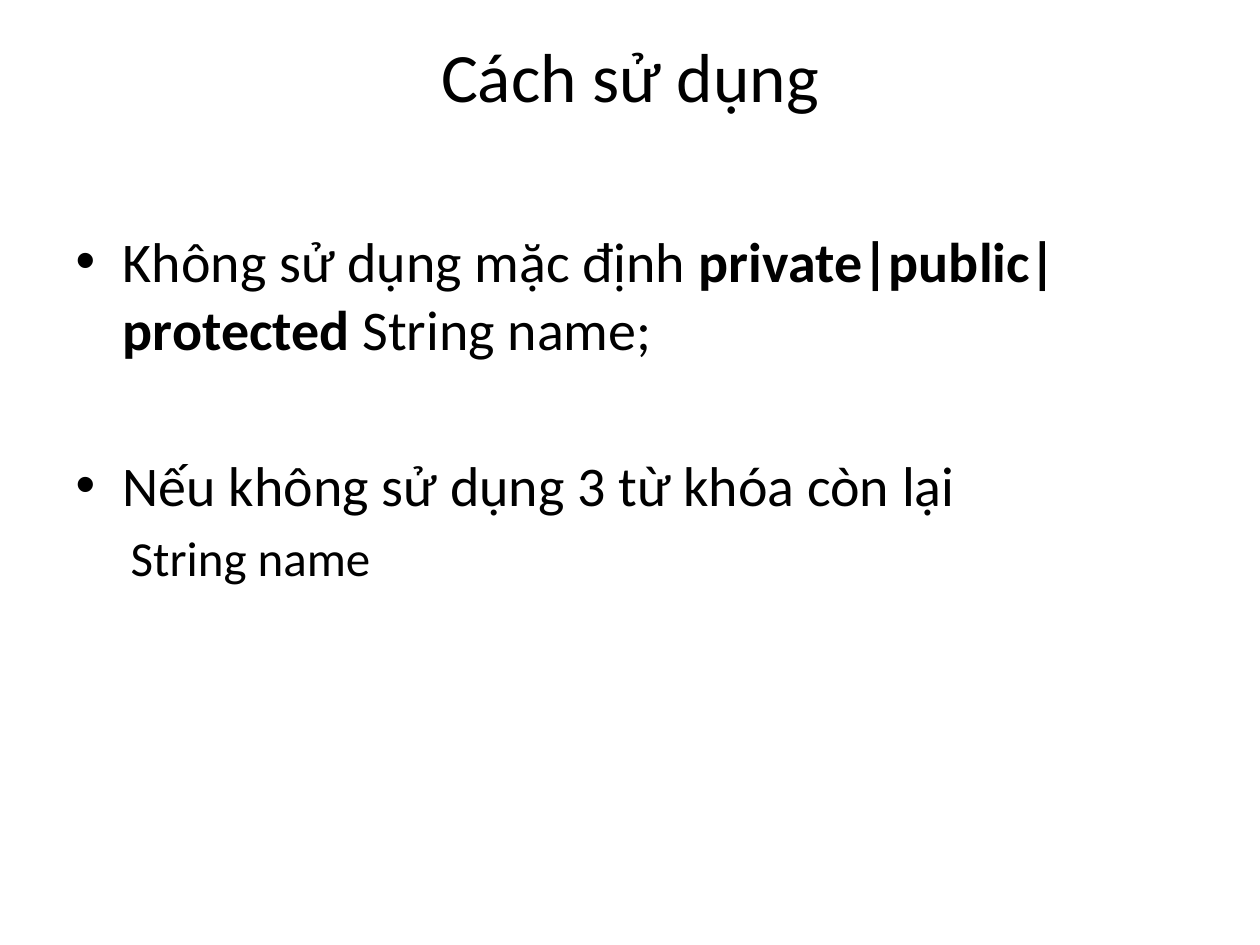
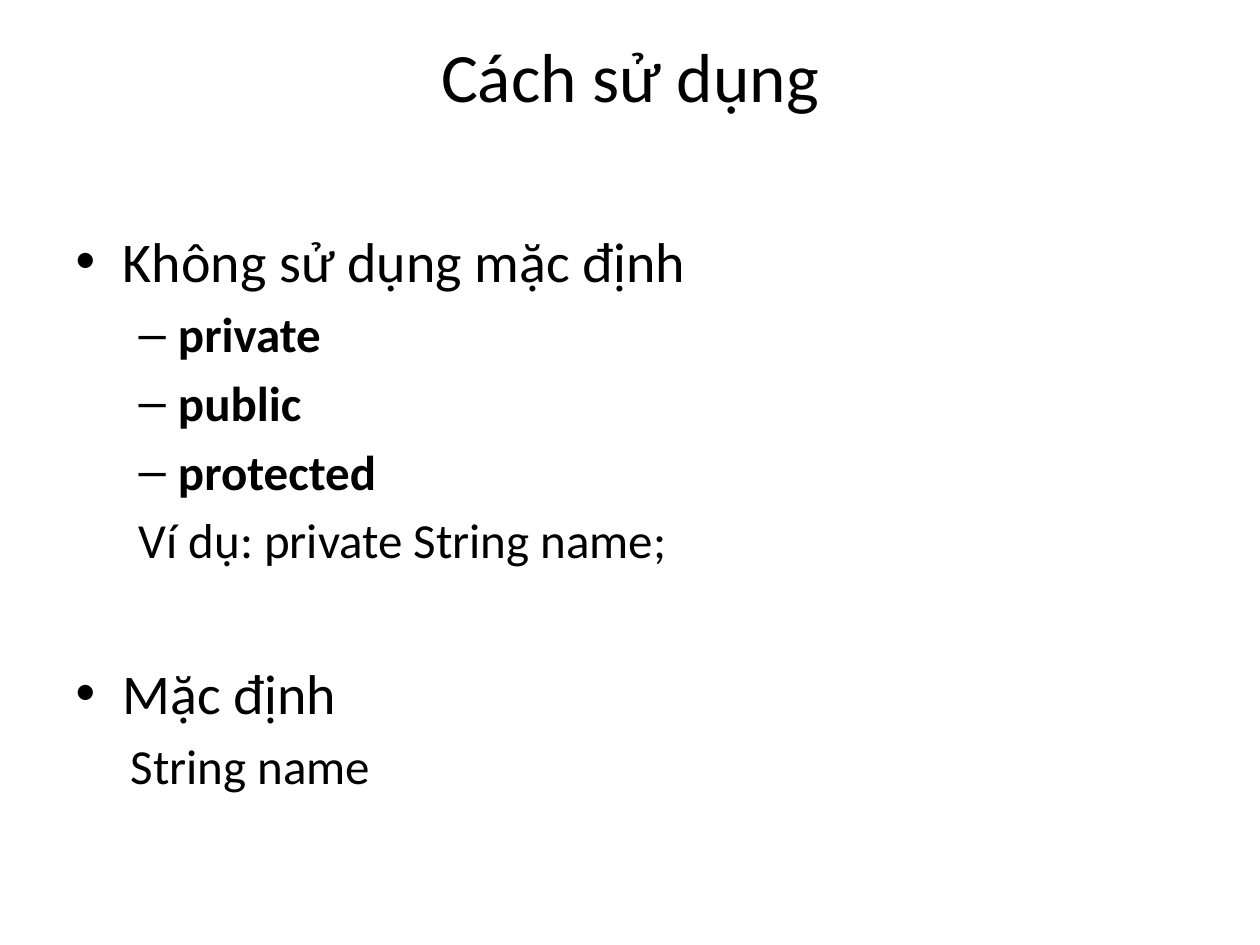
Before and after one commit to phithanh97cs/T3H, a slide deck: slide 10 of 3. Back-end/1. JavaCore/4. Access Modifier trong java.pptx (slide 11 before the commit). Drawn at 1260x945 pixels with LibreOffice and Linux fonts; fonts in the diff are those of the drawing. Boxes give left, top, right and bottom in pixels: in the first picture for what was removed or moved away, otherwise in the second. Text is boxed around its words. In the diff, an @@ line names an element or a change of style, - is before the commit and + after.

```diff
--- a/3. Back-end/1. JavaCore/4. Access Modifier trong java.pptx
+++ b/3. Back-end/1. JavaCore/4. Access Modifier trong java.pptx
@@ text at <box>123,242,685,724</box>: text changed; size 32 to 28 pt @@
-• Không sử dụng mặc định private|public|protected String name;
-• Nếu không sử dụng 3 từ khóa còn lại
+• Không sử dụng mặc định
+  – private
+  – public
+  – protected
+  Ví dụ: private String name;
+• Mặc định
```
Also in this commit, not shown: 2 other slides changed, 2 slides added, 3 slides removed.
